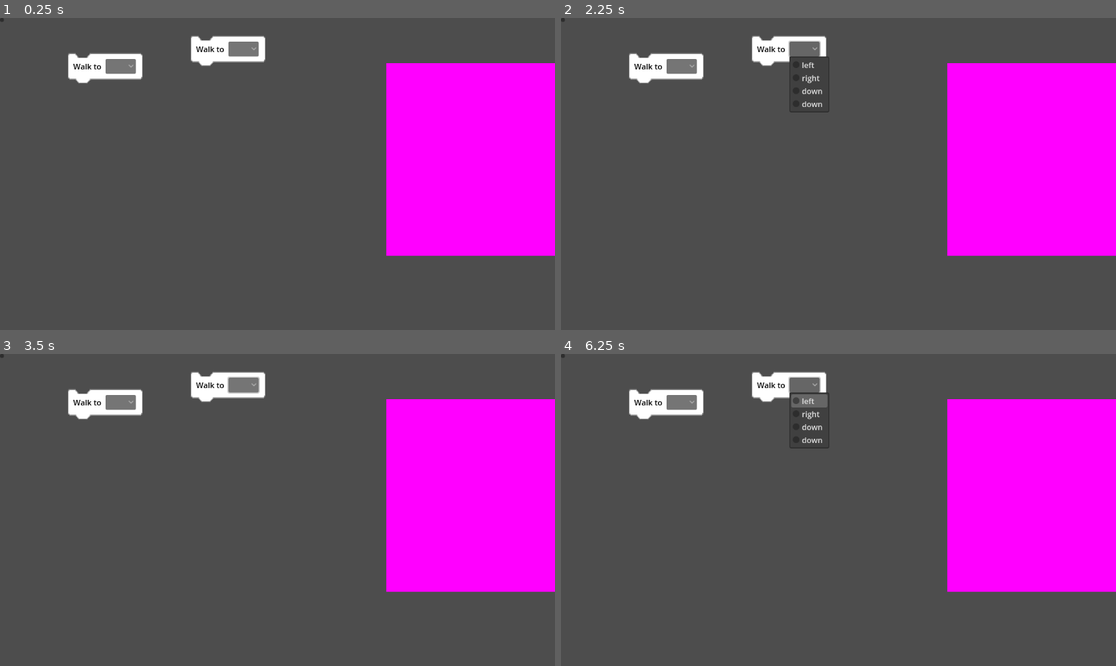
Above: before the commit, frames 1-4 (two rows, left to right).
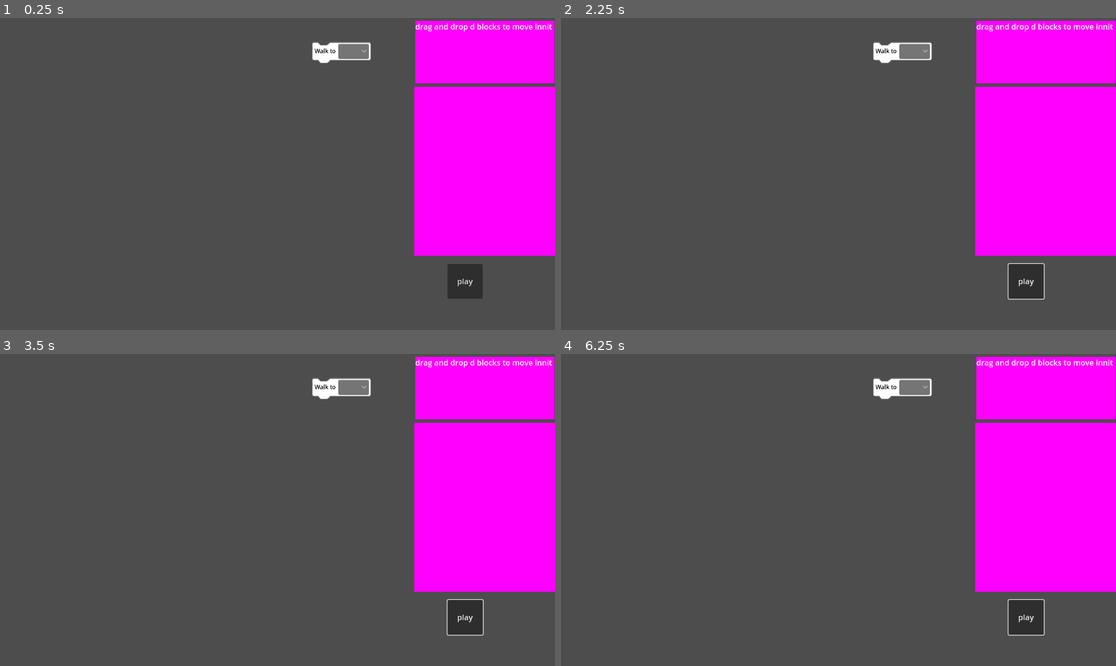
Above: after the commit, the same moments.

Repository: justinzapanta/algo-game
Game: Godot game, scene res://scenes/levels/level_1_movement.tscn
The game is run twice, just before and just after one commit, with the same random seed, the same clock (stepped at 60 frames per second) and the same inputs. This scene is started directly instead of the project's main scene.
Inputs (mouse positions are in pixels of both pictures, inside the frame that each line leads up to; where the layout moved, square brackets give the same spot in the first picture):
- Up to frame 1 (0.25 s): no input
- Up to frame 2 (2.25 s): click (1027, 280) [561, 21] at 0.5 s; click (1027, 280) [561, 21] at 1.25 s; click (805, 49) at 2.02 s
- Up to frame 3 (3.5 s): tap Enter (ui_accept) at 2.75 s; drag from (188, 372) to (66, 388) at 2.77 s
- Up to frame 4 (6.25 s): tap Enter (ui_accept) at 3.5, 4.25, 5, 5.75, 6.02 s; drag from (627, 388) to (749, 372) at 3.52 s; move the mouse to (894, 441) at 4.27 s; hold A (left) 4.28-5 s; click (894, 441) at 4.35 s; drag from (810, 572) to (788, 372) at 5.02 s; move the mouse to (1005, 556) at 5.77 s; hold D (right) from 5.78 s (still down); click (1005, 556) at 5.85 s

The runs differ from the first frame. In frame 1, 10% of the frame differs, in the area x 0-100%, y 0-90%; in frame 2, 11%; in frame 3, 11%; in frame 4, 11%, in the area x 0-100%, y 0-91%.

Commit message:
drug and drop(?)

Diff:
--- a/scenes/blocks/code_block_move.tscn
+++ b/scenes/blocks/code_block_move.tscn
@@ -4,30 +4,33 @@
 [ext_resource type="Texture2D" uid="uid://bvy33oc8ejgyc" path="res://assets/blocks/UpDownCommand.png" id="2_mqp0o"]
 
 [sub_resource type="CapsuleShape2D" id="CapsuleShape2D_wgf5c"]
-radius = 13.0
-height = 148.0
+radius = 9.0
+height = 112.0
 
 [node name="code_block_move" type="Node2D"]
 script = ExtResource("1_mqe20")
 
 [node name="Sprite2D" type="Sprite2D" parent="."]
-position = Vector2(77.5, 32.75)
-scale = Vector2(1.46226, 1.60256)
+position = Vector2(61.0001, 23.25)
+scale = Vector2(1.15094, 1.11538)
 texture = ExtResource("2_mqp0o")
 
 [node name="Label" type="Label" parent="."]
-offset_left = 11.0
-offset_top = 17.0
-offset_right = 70.0
-offset_bottom = 40.0
+offset_left = 5.0
+offset_top = 11.0
+offset_right = 64.0
+offset_bottom = 34.0
 theme_override_colors/font_color = Color(0, 0, 0, 1)
+theme_override_font_sizes/font_size = 12
 text = "Walk to"
 
 [node name="OptionButton" type="OptionButton" parent="."]
-offset_left = 78.0
-offset_top = 13.0
-offset_right = 141.0
-offset_bottom = 44.0
+offset_left = 54.0
+offset_top = 5.0
+offset_right = 118.0
+offset_bottom = 36.0
+mouse_filter = 1
+theme_override_font_sizes/font_size = 8
 clip_text = true
 item_count = 4
 popup/item_0/text = "left"
@@ -42,19 +45,21 @@
 [node name="body" type="Area2D" parent="." groups=["block_body"]]
 
 [node name="CollisionPolygon2D" type="CollisionPolygon2D" parent="body"]
+position = Vector2(-0.177725, 0.785156)
+scale = Vector2(0.796287, 0.69401)
 polygon = PackedVector2Array(1, 3, 15, 3, 22, 10, 40, 10, 46, 3, 151, 3, 154, 7, 153, 53, 151, 55, 47, 55, 40, 63, 23, 63, 16, 55, 3, 55, 1, 52)
 
 [node name="top_area" type="Area2D" parent="." groups=["block_snap_zone"]]
 
 [node name="top_collision" type="CollisionShape2D" parent="top_area"]
-position = Vector2(77, 1)
+position = Vector2(60, 3)
 rotation = 1.5708
 shape = SubResource("CapsuleShape2D_wgf5c")
 
 [node name="bottom_area" type="Area2D" parent="." groups=["block_snap_zone"]]
 
 [node name="bottom_collision" type="CollisionShape2D" parent="bottom_area"]
-position = Vector2(77, 59)
+position = Vector2(60, 42)
 rotation = 1.5708
 shape = SubResource("CapsuleShape2D_wgf5c")
 
--- a/scenes/levels/level_1_movement.tscn
+++ b/scenes/levels/level_1_movement.tscn
@@ -6,28 +6,27 @@
 [sub_resource type="Texture2DRD" id="Texture2DRD_4xxul"]
 
 [sub_resource type="RectangleShape2D" id="RectangleShape2D_pnkaj"]
-size = Vector2(369, 409)
+size = Vector2(228.25, 313.625)
+
+[sub_resource type="PlaceholderTexture2D" id="PlaceholderTexture2D_ana4x"]
 
 [node name="level1_movement" type="Node2D"]
 script = ExtResource("1_wqo0l")
 
-[node name="code_block_move" parent="." instance=ExtResource("2_oret7")]
-z_index = 99
-position = Vector2(396, 36)
+[node name="VBoxContainer" type="VBoxContainer" parent="."]
+offset_right = 40.0
+offset_bottom = 40.0
 
-[node name="code_block_move2" parent="." instance=ExtResource("2_oret7")]
-z_index = 99
-position = Vector2(141, 72)
+[node name="code_block_move" parent="VBoxContainer" instance=ExtResource("2_oret7")]
+position = Vector2(648, 49)
 
 [node name="ScrollContainer" type="ScrollContainer" parent="."]
-custom_minimum_size = Vector2(350, 400)
-offset_left = 802.0
-offset_top = 94.0
+offset_left = 860.0
+offset_top = 143.0
 offset_right = 1152.0
-offset_bottom = 540.0
+offset_bottom = 494.0
 
 [node name="compiler" type="VBoxContainer" parent="ScrollContainer"]
-custom_minimum_size = Vector2(350, 400)
 layout_mode = 2
 
 [node name="compile" type="Node2D" parent="ScrollContainer/compiler"]
@@ -36,17 +35,33 @@
 
 [node name="TextureRect" type="TextureRect" parent="ScrollContainer/compiler/compile/compiler_area"]
 custom_minimum_size = Vector2(350, 400)
-offset_right = 40.0
-offset_bottom = 40.0
+offset_right = 350.0
+offset_bottom = 400.0
 texture = SubResource("Texture2DRD_4xxul")
 
 [node name="CollisionShape2D" type="CollisionShape2D" parent="ScrollContainer/compiler/compile/compiler_area"]
-position = Vector2(174.5, 194.5)
+position = Vector2(179.125, 169.188)
 shape = SubResource("RectangleShape2D_pnkaj")
 
 [node name="Button" type="Button" parent="."]
-offset_right = 8.0
-offset_bottom = 8.0
+offset_left = 929.0
+offset_top = 511.0
+offset_right = 1002.0
+offset_bottom = 583.0
+text = "play"
+
+[node name="TextureRect" type="TextureRect" parent="."]
+offset_left = 862.0
+offset_top = 6.0
+offset_right = 1151.0
+offset_bottom = 136.0
+texture = SubResource("PlaceholderTexture2D_ana4x")
+
+[node name="Label" type="Label" parent="TextureRect"]
+layout_mode = 0
+offset_right = 40.0
+offset_bottom = 23.0
+text = "drag and drop d blocks to move innit"
 
 [connection signal="area_entered" from="ScrollContainer/compiler/compile/compiler_area" to="." method="_on_compiler_area_area_entered"]
 [connection signal="pressed" from="Button" to="." method="_on_button_pressed"]
--- a/scenes/world.tscn
+++ b/scenes/world.tscn
@@ -303,14 +303,21 @@
 
 [node name="Label2" type="Label" parent="."]
 offset_left = 149.0
-offset_top = 49.0
+offset_top = 51.0
 offset_right = 158.0
-offset_bottom = 72.0
+offset_bottom = 74.0
 text = "/"
 
 [node name="Label" type="Label" parent="."]
-offset_left = 86.0
-offset_top = 77.0
-offset_right = 215.0
-offset_bottom = 100.0
-text = "to move r u dum"
+offset_left = 120.0
+offset_top = 78.0
+offset_right = 249.0
+offset_bottom = 101.0
+text = "to move"
+
+[node name="Label" type="Label" parent="Label"]
+offset_left = 12.0
+offset_top = -56.0
+offset_right = 141.0
+offset_bottom = -33.0
+text = "press"
--- a/scripts/blocks/code_block_move.gd
+++ b/scripts/blocks/code_block_move.gd
@@ -7,34 +7,30 @@
 var is_linked = false
 var preview_sprite = null
 var parent_node = self.get_parent()
+var original_position = Vector2()
+var is_original = true
 
 signal test
 
-# Called when the node enters the scene tree for the first time.
+
 func _ready():
 	set_process_input(true)
 	preview_sprite = Sprite2D.new()
 	preview_sprite.texture = $Sprite2D.texture
-	preview_sprite.modulate = Color(1, 1, 1, 0.5)  # Make the preview semi-transparent
+	preview_sprite.modulate = Color(1, 1, 1, 0.5)
 	add_child(preview_sprite)
 	preview_sprite.hide()
 
-	$"..".connect("block_added", return_block)
-	#get_snap_location(preview_sprite)
-
-	#preview_sprite.position.x = global_var.other_block_pos_x
-	#preview_sprite.position.y = global_var.other_block_pos_y - $Sprite2.texture.get_size().y + 5
-
-
+	#$"../..".connect("block_added", return_block)
+
+	original_position = position
 
 func return_block():
 	if is_selected:
 		is_selected = false
 		is_dragging = false
-		self.position.x = 50
-		self.position.y = 50
-
-# Called every frame. 'delta' is the elapsed time since the previous frame.
+		position = original_position
+
 func _process(delta):
 
 
@@ -54,14 +50,19 @@
 
 func _input(event):
 	if event is InputEventMouseButton:
-		if event.button_index == MOUSE_BUTTON_LEFT:  # Check if the left mouse button is pressed
+		if event.button_index == MOUSE_BUTTON_LEFT:
 			if event.pressed && mouse_in:
 				is_dragging = true
 				is_selected = true
-				if self.get_parent() != VBoxContainer:
+
+				if self.get_parent() is VBoxContainer:
+					var clone = duplicate()
+					get_parent().add_child(clone)
+					clone.position = position
+					print(clone.get_parent())
+					clone.offset = get_global_mouse_position() - clone.position
+				else:
 					offset = get_global_mouse_position() - position
-				else:
-					print("lolvbox")
 
 				if Input.is_action_just_released("click"):
 					print("Left mouse button released.")
@@ -73,8 +74,8 @@
 	elif event is InputEventMouseMotion:
 		if is_dragging:
 			position = get_global_mouse_position() - offset
-			global_var.selected_block_pos_x = self.position.x
-			global_var.selected_block_pos_y = self.position.y
+			global_var.selected_block_pos_x = position.x
+			global_var.selected_block_pos_y = position.y
 
 func _on_body_mouse_entered():
 	print("hello")
--- a/scripts/levels/level1_movement.gd
+++ b/scripts/levels/level1_movement.gd
@@ -4,11 +4,11 @@
 
 signal block_added
 
-# Flag to track whether an instance has been added
 var instance_added = false
 
 func _ready():
-	$code_block_move.connect("test", lmao)
+	#$VBoxContainer/code_block_move.connect("test", lmao)
+	pass
 
 func lmao():
 	print("lmaolmaolmaolmaolmaolmaolmaolmaolmaolmaolmaolmaolmaolmaolmaolmaolmaolmaolmao")
Not shown: 1 places in scenes/levels/level_1_movement.tscn that only renumber resources
